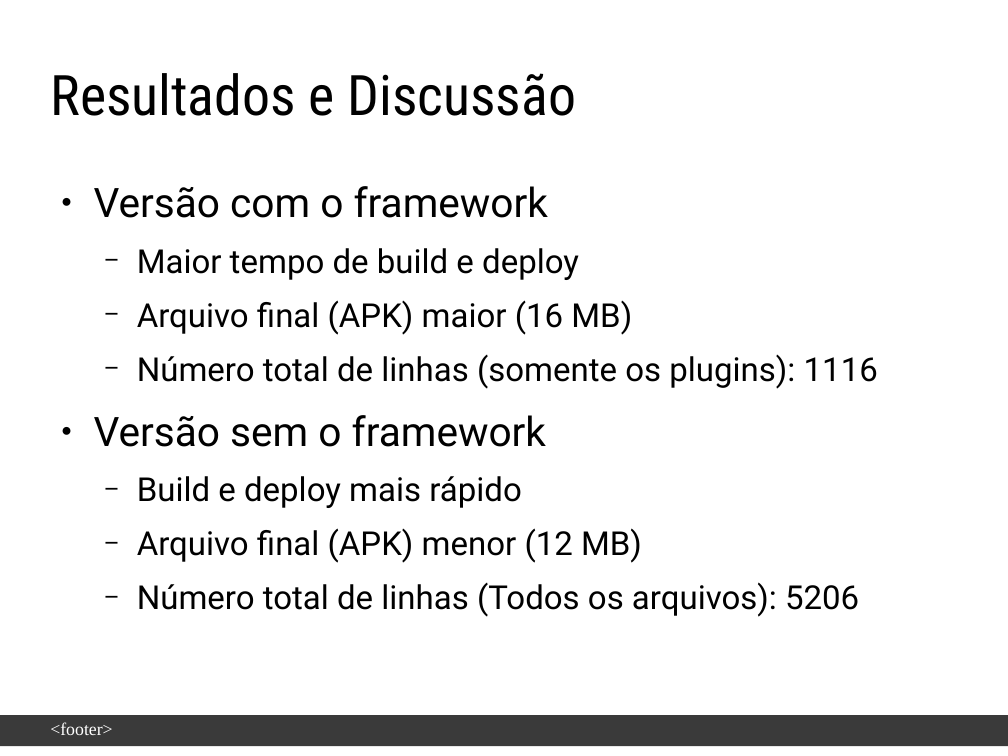
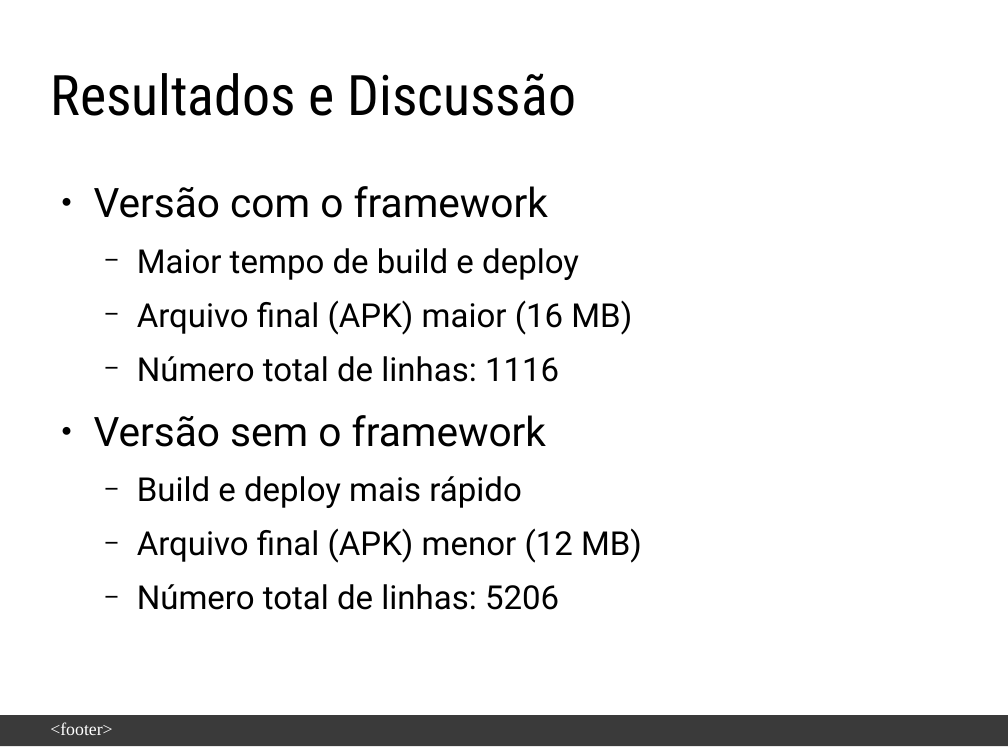
Before and after one commit to enoquesantos/tcc-latex, a slide deck: slide 16 of slide-defesa/Apresentação-EnoqueJoseneas.odp (slide 13 before the commit). Drawn at 1008x756 pixels with LibreOffice and Linux fonts; fonts in the diff are those of the drawing; background and template pictures are left out. Boxes give left, top, right and bottom in pixels: in the first picture for what was removed or moved away, otherwise in the second. Text is boxed around its words. In the diff, an @@ line names an element or a change of style, - is before the commit and + after.

```diff
--- a/slide-defesa/Apresentação-EnoqueJoseneas.odp
+++ b/slide-defesa/Apresentação-EnoqueJoseneas.odp
@@ text at (x1=137, y1=356, x2=559, y2=382): text changed @@
-  − Número total de linhas (somente os plugins): 1116
+  − Número total de linhas: 1116
@@ text at (x1=137, y1=584, x2=559, y2=610): text changed @@
-  − Número total de linhas (Todos os arquivos): 5206
+  − Número total de linhas: 5206
```
Also in this commit, not shown: 10 other slides changed, 3 slides added, 4 other files.
